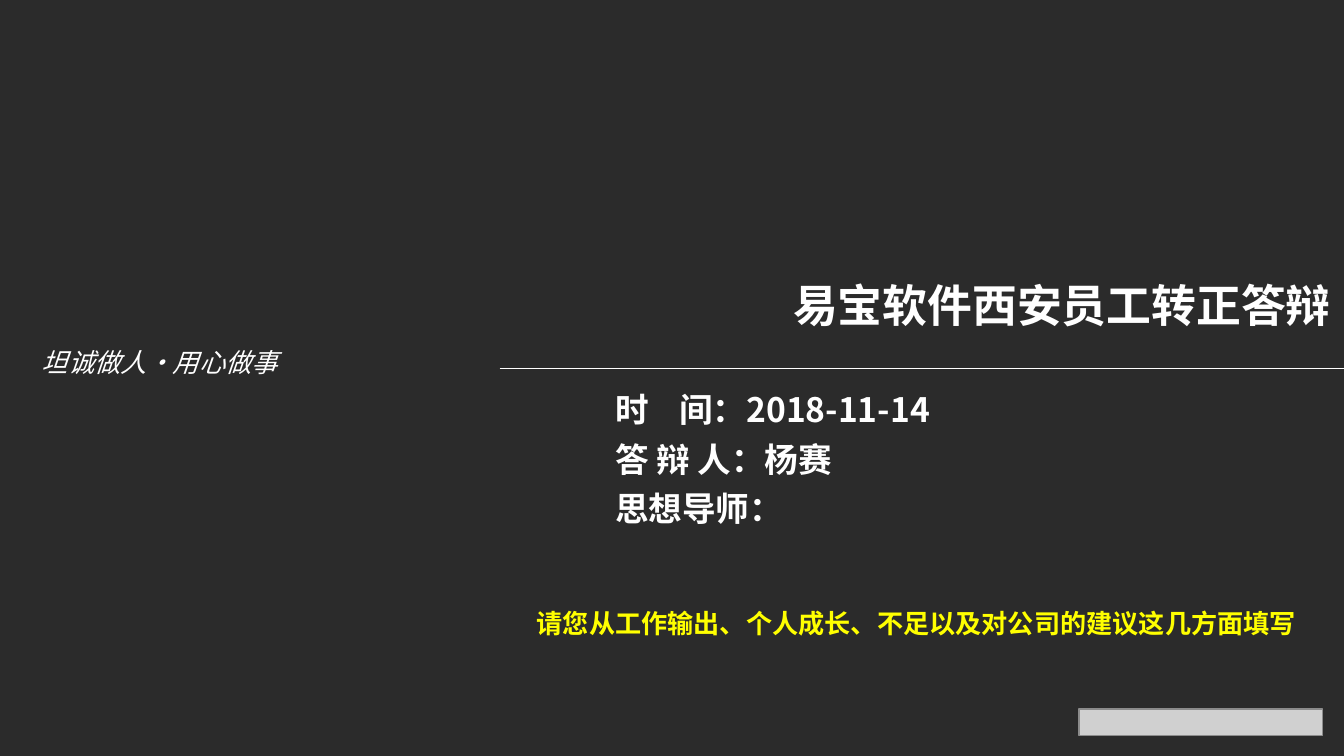
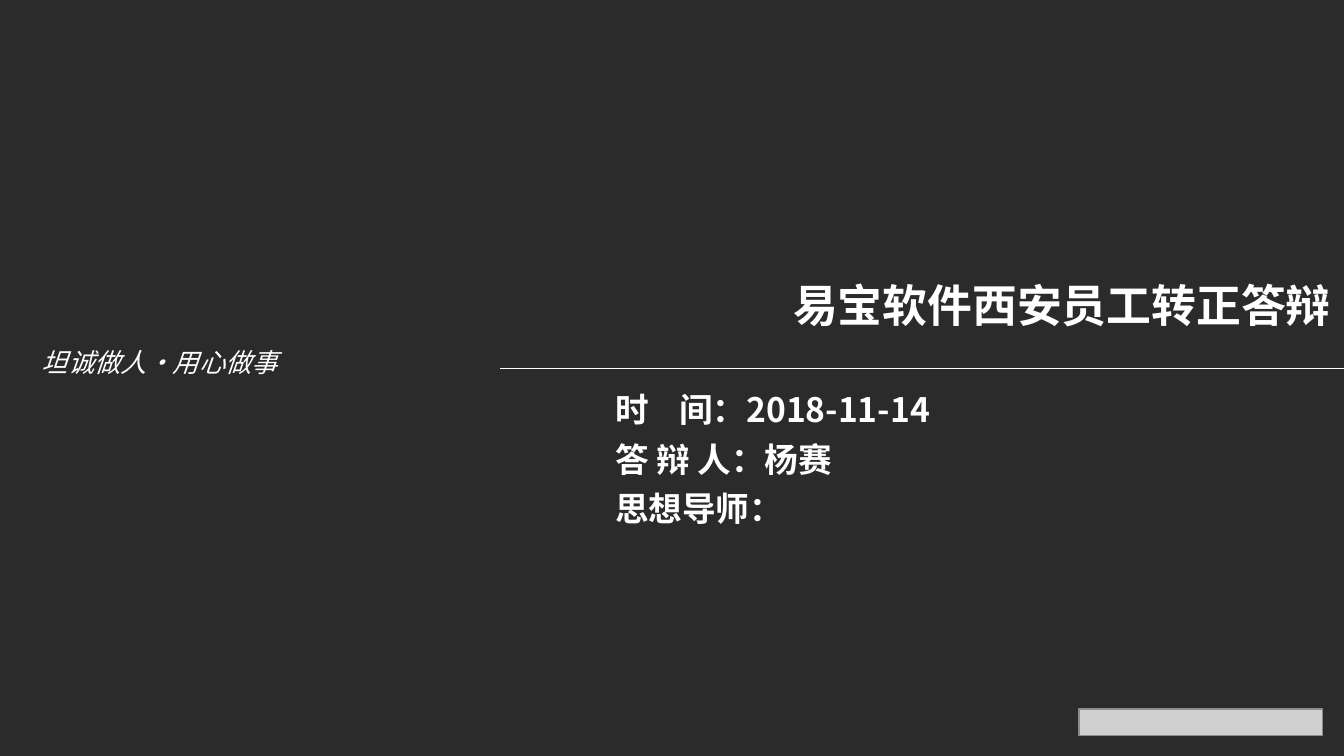
Before and after one commit to DNCBA/Learn-More-Do-Less, a slide deck: slide 1 of 999/杨赛转正答辩.pptx. Drawn at 1344x756 pixels with LibreOffice and Linux fonts; fonts in the diff are those of the drawing; grey boxes stand for pictures; background and template pictures are left out; a plain dark background stands for a picture behind light text. Boxes give left, top, right and bottom in pixels: in the first picture for what was removed or moved away, otherwise in the second. Text is boxed around its words. In the diff, an @@ line names an element or a change of style, - is before the commit and + after.

Commit message:
999

```diff
--- a/999/杨赛转正答辩.pptx
+++ b/999/杨赛转正答辩.pptx
@@ text removed at <box>537,610,1296,636</box> @@
-请您从工作输出、个人成长、不足以及对公司的建议这几方面填写
```
